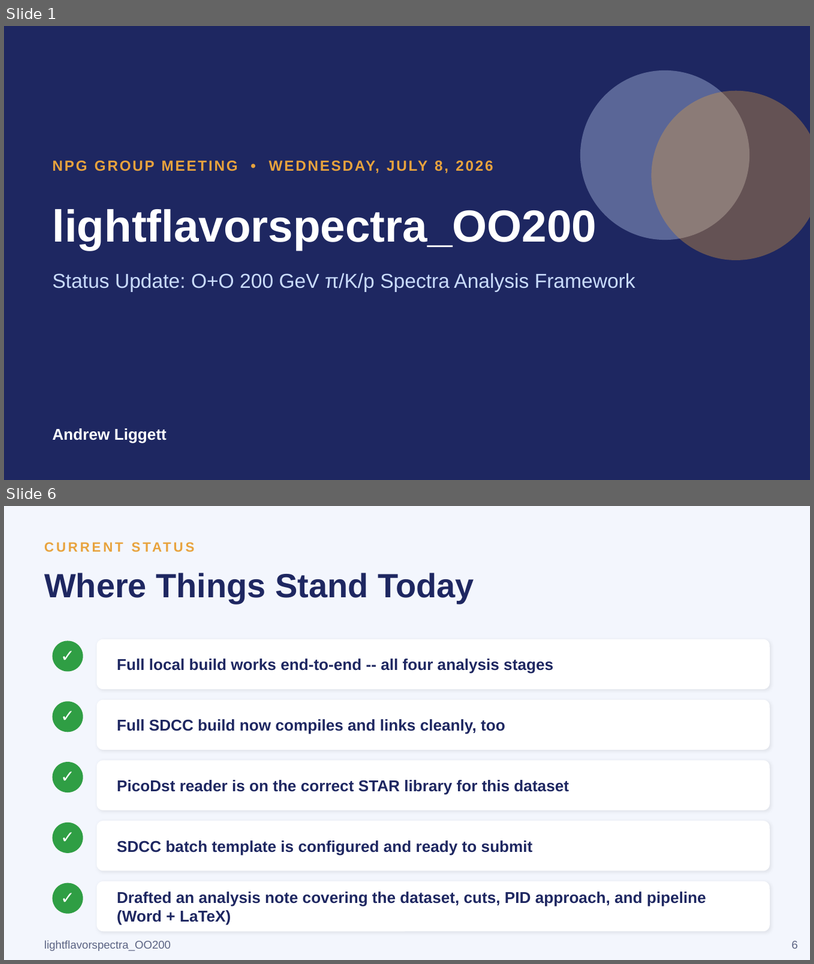
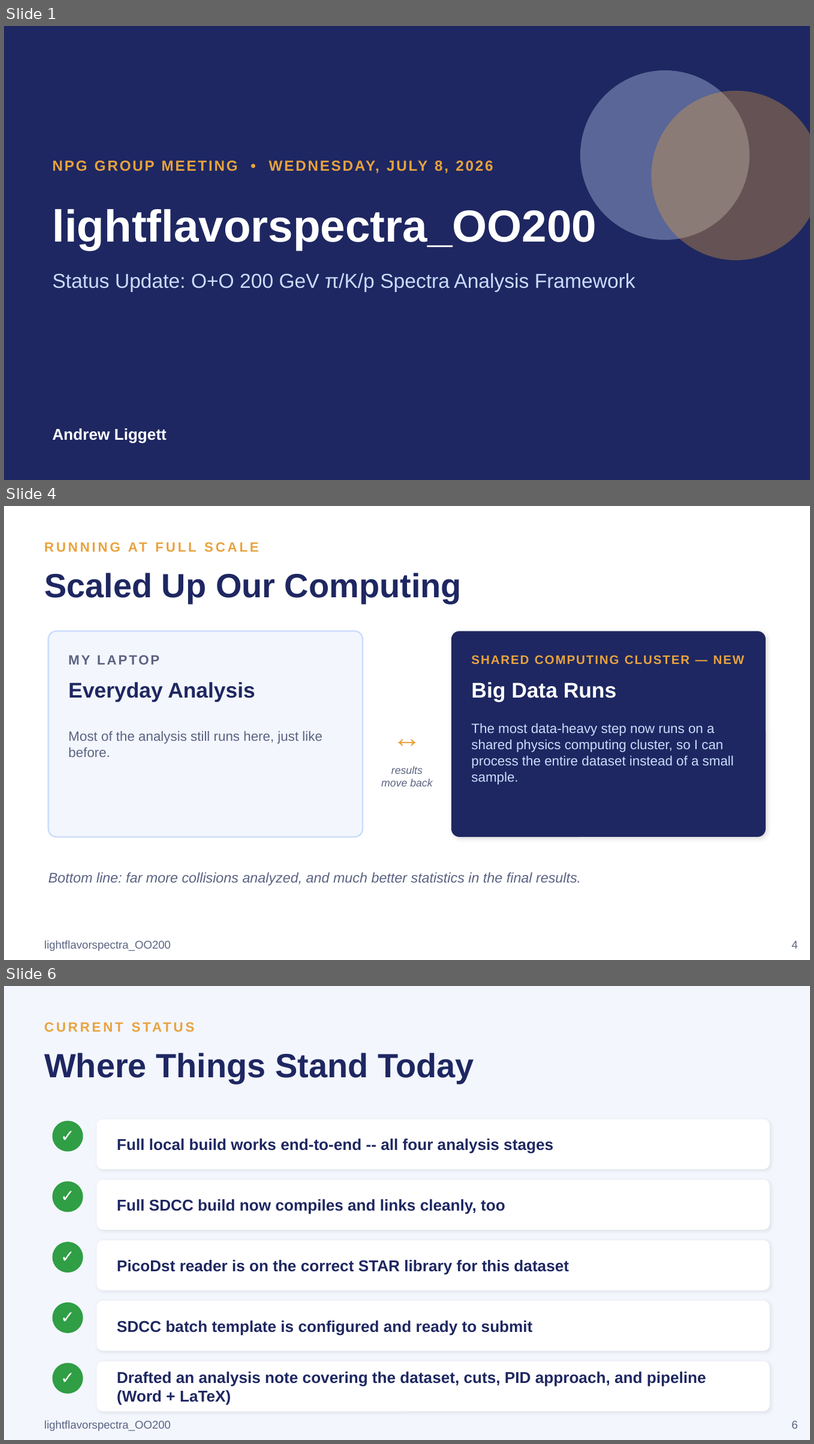
Before and after one commit to liggett2820/lightflavorspectra_OO200, a slide deck: docs/lightflavorspectra_OO200_Status_Update.pptx. Shown one above the other, each under a label of ours: slides 1 and 6 before the commit, slides 1, 4 and 6 after it; the slides between them are not shown. The pictures are 814x964 and 814x1444 pixels, drawn with LibreOffice and Linux fonts; fonts in the diff are those of the drawing. Boxes give left, top, right and bottom in pixels: in the first picture for what was removed or moved away, otherwise in the second. Text is boxed around its words. In the diff, an @@ line names an element or a change of style, - is before the commit and + after.

Commit message:
Simplify main slides for a general audience; move technical detail to backup slides

```diff
--- a/docs/lightflavorspectra_OO200_Status_Update.pptx
+++ b/docs/lightflavorspectra_OO200_Status_Update.pptx
@@ slide 4 added at (x1=4, y1=506, x2=810, y2=960), background #FFFFFF @@
@@ text added at (x1=128, y1=542, x2=147, y2=552), 12 pt, text #E8A33D, bold @@
+RUNNING AT FULL SCALE
@@ text added at (x1=44, y1=573, x2=462, y2=603), 30 pt, text #1E2761, bold @@
+Scaled Up Our Computing
@@ rounded rectangle added at (x1=48, y1=631, x2=363, y2=837), fill #F3F6FD, outline #CADCFC 1.25 pt @@
@@ rounded rectangle added at (x1=452, y1=631, x2=766, y2=837), fill #1E2761 @@
@@ text added at (x1=68, y1=655, x2=159, y2=664), 12 pt, text #5B6382, bold @@
+MY LAPTOP
@@ text added at (x1=471, y1=655, x2=745, y2=664), 11 pt, text #E8A33D, bold @@
+SHARED COMPUTING CLUSTER — NEW
@@ text added at (x1=68, y1=682, x2=255, y2=702), 19 pt, text #1E2761, bold @@
+Everyday Analysis
@@ text added at (x1=471, y1=682, x2=617, y2=702), 19 pt, text #FFFFFF, bold @@
+Big Data Runs
@@ text added at (x1=363, y1=715, x2=452, y2=756), 26 pt, text #E8A33D, bold @@
+↔
@@ text added at (x1=68, y1=731, x2=323, y2=757), 12 pt, text #5B6382 @@
+Most of the analysis still runs here, just like before.
@@ text added at (x1=471, y1=723, x2=734, y2=784), 12 pt, text #CADCFC @@
+The most data-heavy step now runs on a shared physics computing cluster, so I can process the entire dataset instead of a small sample.
@@ text added at (x1=381, y1=766, x2=432, y2=786), 9.5 pt, text #5B6382, italic @@
+results
+move back
@@ text added at (x1=48, y1=872, x2=581, y2=885), 12.5 pt, text #5B6382, italic @@
+Bottom line: far more collisions analyzed, and much better statistics in the final results.
@@ text added at (x1=44, y1=940, x2=171, y2=951), 10 pt, text #5B6382 @@
+lightflavorspectra_OO200
@@ text added at (x1=792, y1=940, x2=798, y2=948), 10 pt, text #5B6382 @@
+4
```
Also in this commit, not shown: 4 slides changed, 3 other slides added.
